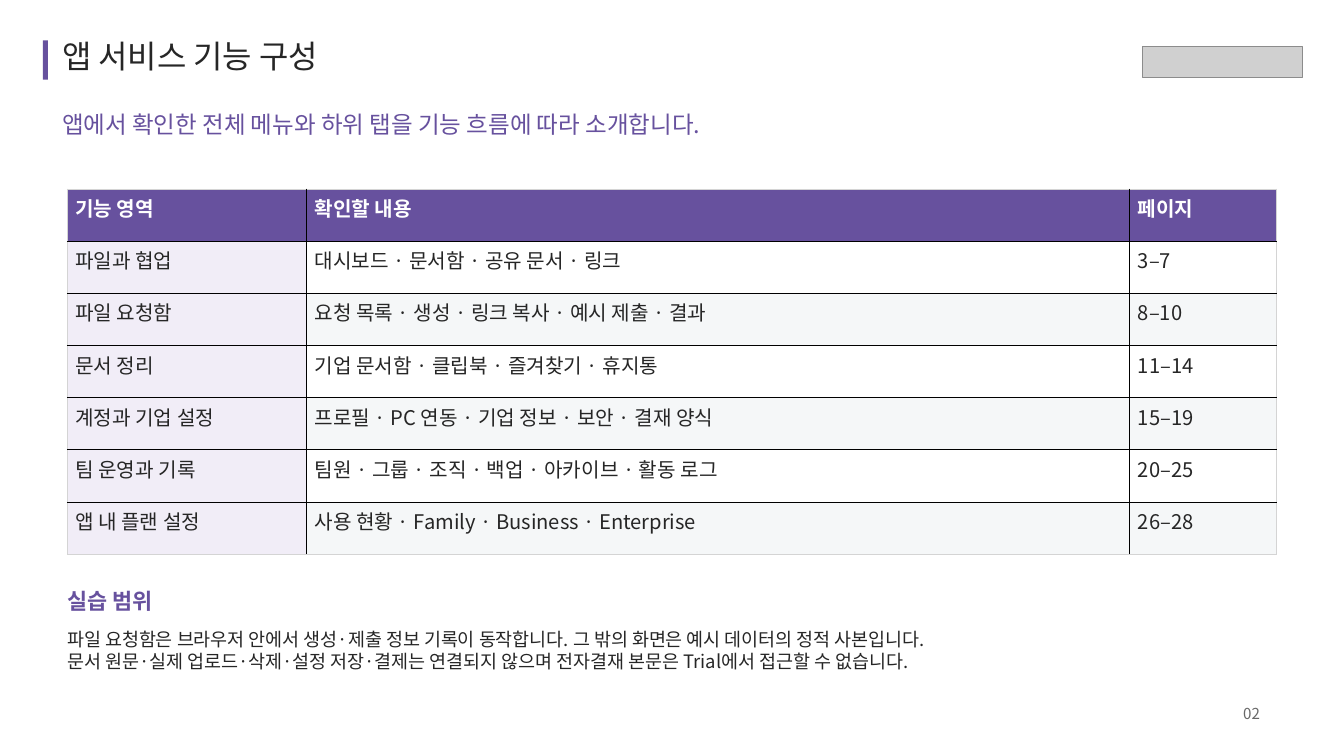
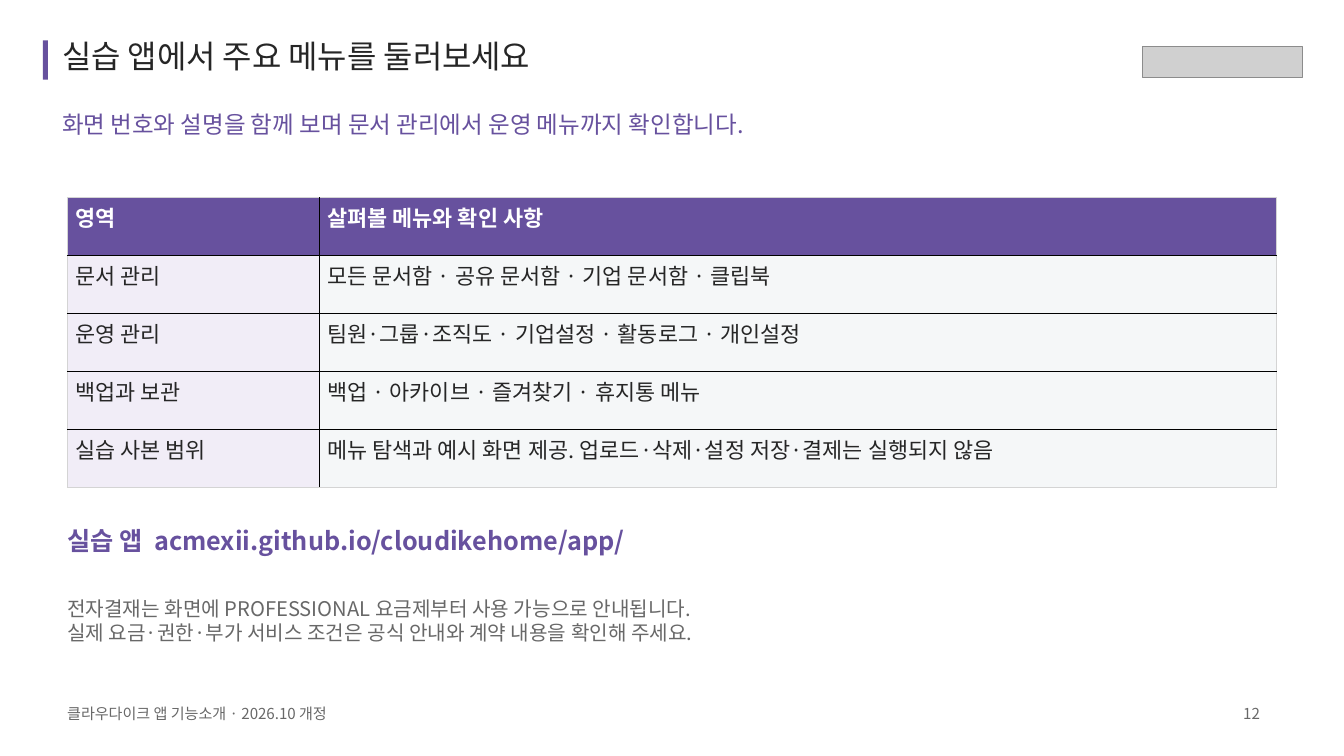
Before and after one commit to acmexii/cloudikehome, a slide deck: slide 12 of docs/cloudike-app-features.pptx (slide 2 before the commit). Drawn at 1344x756 pixels with LibreOffice and Linux fonts; fonts in the diff are those of the drawing; grey boxes stand for pictures. Boxes give left, top, right and bottom in pixels: in the first picture for what was removed or moved away, otherwise in the second. Text is boxed around its words. In the diff, an @@ line names an element or a change of style, - is before the commit and + after.

```diff
--- a/docs/cloudike-app-features.pptx
+++ b/docs/cloudike-app-features.pptx
@@ text at (x1=62, y1=41, x2=531, y2=71): text changed @@
-앱 서비스 기능 구성
+실습 앱에서 주요 메뉴를 둘러보세요
@@ text at (x1=62, y1=113, x2=744, y2=135): text changed @@
-앱에서 확인한 전체 메뉴와 하위 탭을 기능 흐름에 따라 소개합니다.
+화면 번호와 설명을 함께 보며 문서 관리에서 운영 메뉴까지 확인합니다.
@@ table at (x1=67, y1=198, x2=1276, y2=487) @@
-기능 영역 | 확인할 내용 | 페이지
-파일과 협업 | 대시보드 · 문서함 · 공유 문서 · 링크 | 3–7
-파일 요청함 | 요청 목록 · 생성 · 링크 복사 · 예시 제출 · 결과 | 8–10
-문서 정리 | 기업 문서함 · 클립북 · 즐겨찾기 · 휴지통 | 11–14
-계정과 기업 설정 | 프로필 · PC 연동 · 기업 정보 · 보안 · 결재 양식 | 15–19
-팀 운영과 기록 | 팀원 · 그룹 · 조직 · 백업 · 아카이브 · 활동 로그 | 20–25
-앱 내 플랜 설정 | 사용 현황 · Family · Business · Enterprise | 26–28
+영역 | 살펴볼 메뉴와 확인 사항
+문서 관리 | 모든 문서함 · 공유 문서함 · 기업 문서함 · 클립북
+운영 관리 | 팀원·그룹·조직도 · 기업설정 · 활동로그 · 개인설정
+백업과 보관 | 백업 · 아카이브 · 즐겨찾기 · 휴지통 메뉴
+실습 사본 범위 | 메뉴 탐색과 예시 화면 제공. 업로드·삭제·설정 저장·결제는 실행되지 않음
@@ table resized from (x1=67, y1=189, x2=1276, y2=554) to (x1=67, y1=198, x2=1276, y2=487) @@
@@ text added at (x1=67, y1=529, x2=624, y2=556), 22.5 pt, text #67519E, bold @@
+실습 앱 acmexii.github.io/cloudikehome/app/
@@ text removed at (x1=67, y1=590, x2=152, y2=611) @@
-실습 범위
@@ text added at (x1=67, y1=599, x2=692, y2=642), 18 pt, text #686868 @@
+전자결재는 화면에 PROFESSIONAL 요금제부터 사용 가능으로 안내됩니다.
+실제 요금·권한·부가 서비스 조건은 공식 안내와 계약 내용을 확인해 주세요.
@@ text removed at (x1=67, y1=630, x2=925, y2=670) @@
-파일 요청함은 브라우저 안에서 생성·제출 정보 기록이 동작합니다. 그 밖의 화면은 예시 데이터의 정적 사본입니다.
-문서 원문·실제 업로드·삭제·설정 저장·결제는 연결되지 않으며 전자결재 본문은 Trial에서 접근할 수 없습니다.
@@ text added at (x1=67, y1=706, x2=327, y2=720), 13.5 pt, text #686868 @@
+클라우다이크 앱 기능소개 · 2026.10 개정
@@ text at (x1=1243, y1=708, x2=1260, y2=719): text changed @@
-02
+12
```
Also in this commit, not shown: 10 other slides changed, 1 slide added, 17 slides removed, 17 other files.
